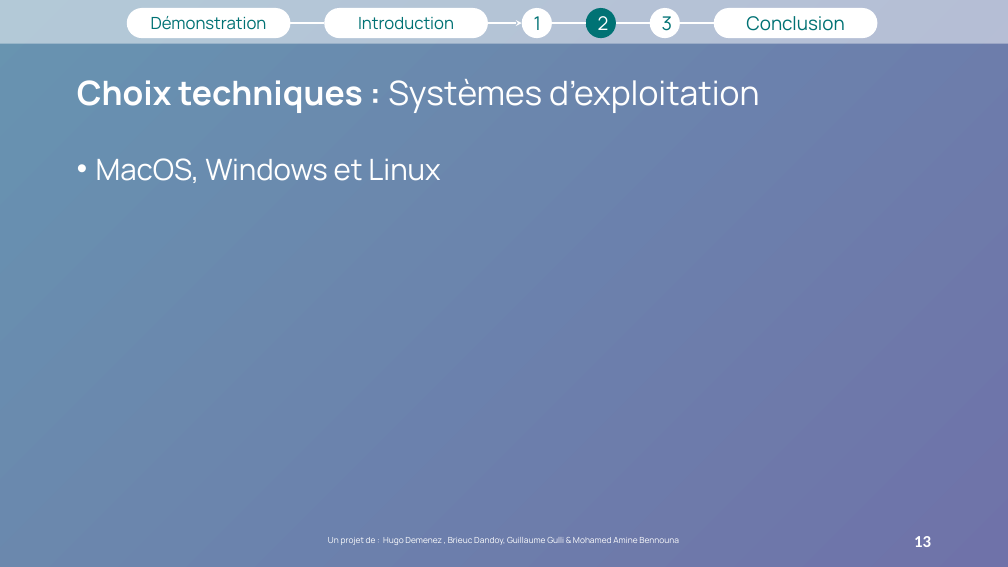
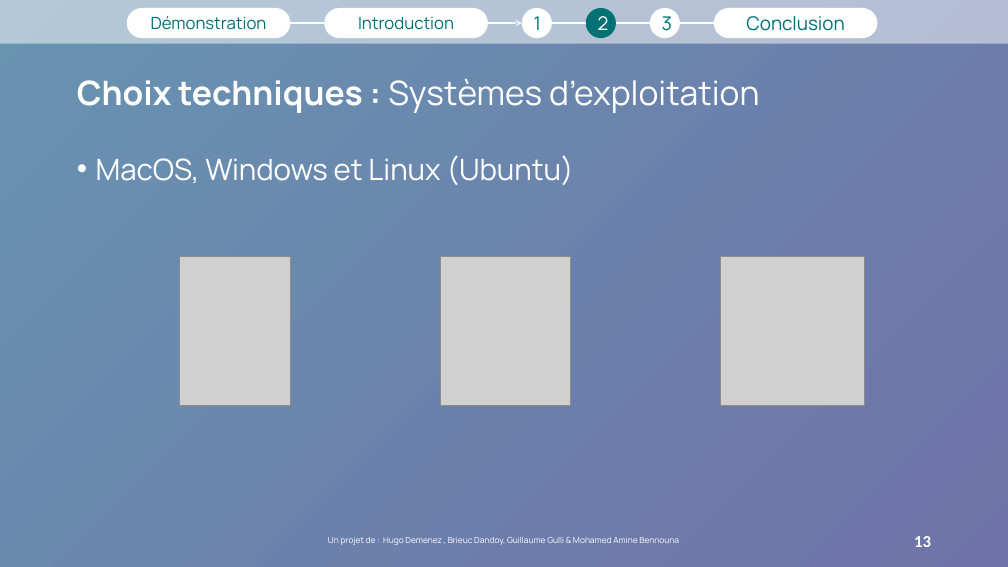
Before and after one commit to hugodemenez/isen-student-portal, a slide deck: slide 13 of presentation/Présentation1.pptx. Drawn at 1008x567 pixels with LibreOffice and Linux fonts; fonts in the diff are those of the drawing; grey boxes stand for pictures; background and template pictures are left out. Boxes give left, top, right and bottom in pixels: in the first picture for what was removed or moved away, otherwise in the second. Text is boxed around its words. In the diff, an @@ line names an element or a change of style, - is before the commit and + after.

```diff
--- a/presentation/Présentation1.pptx
+++ b/presentation/Présentation1.pptx
@@ text at bbox=[96, 155, 574, 185]: text changed @@
-• MacOS, Windows et Linux
+• MacOS, Windows et Linux (Ubuntu)
@@ picture added at bbox=[179, 256, 291, 405] @@
@@ picture added at bbox=[441, 256, 571, 405] @@
@@ picture added at bbox=[721, 256, 865, 405] @@
```
Also in this commit, not shown: 11 other slides changed, 1 slide added, 10 other files.
